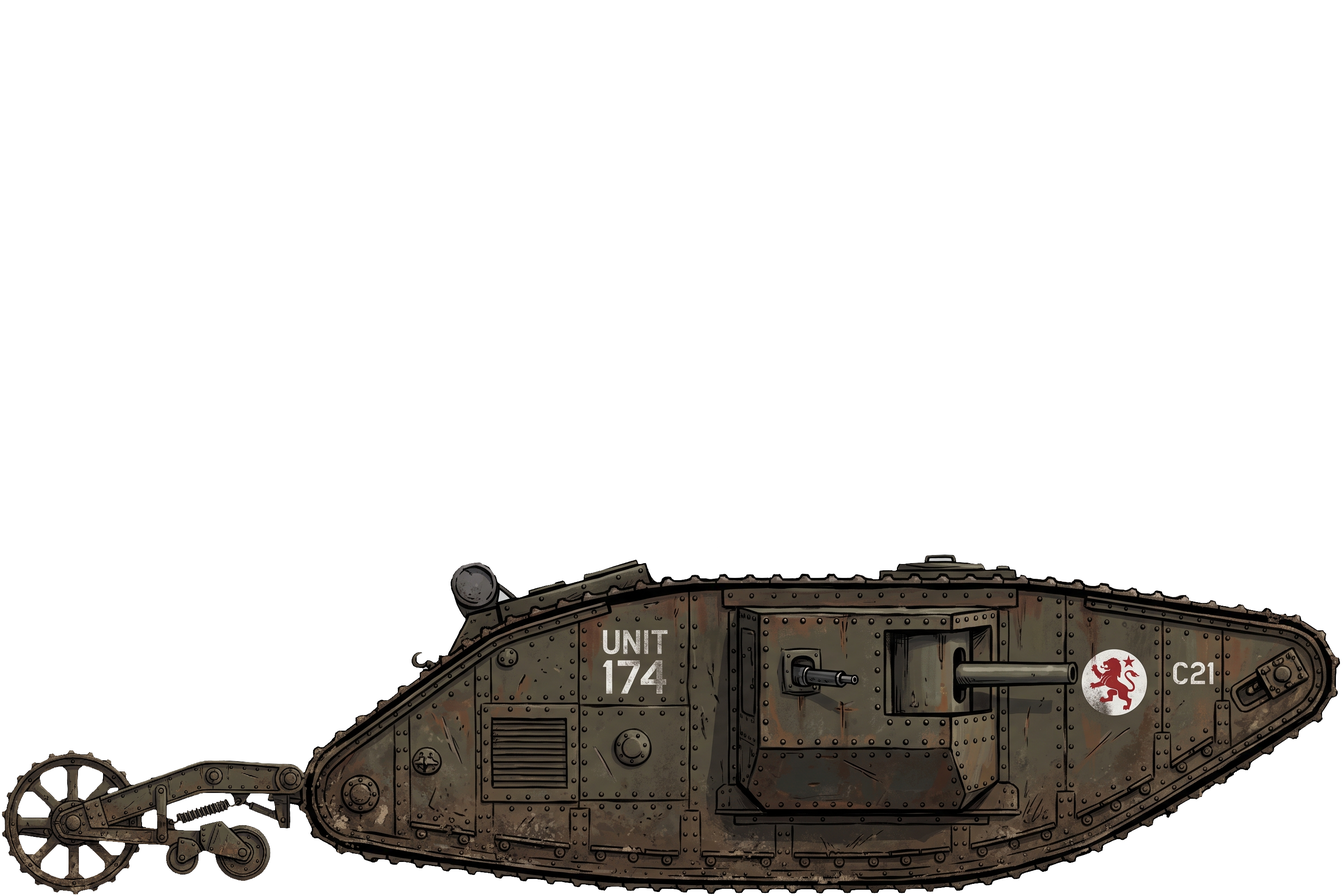
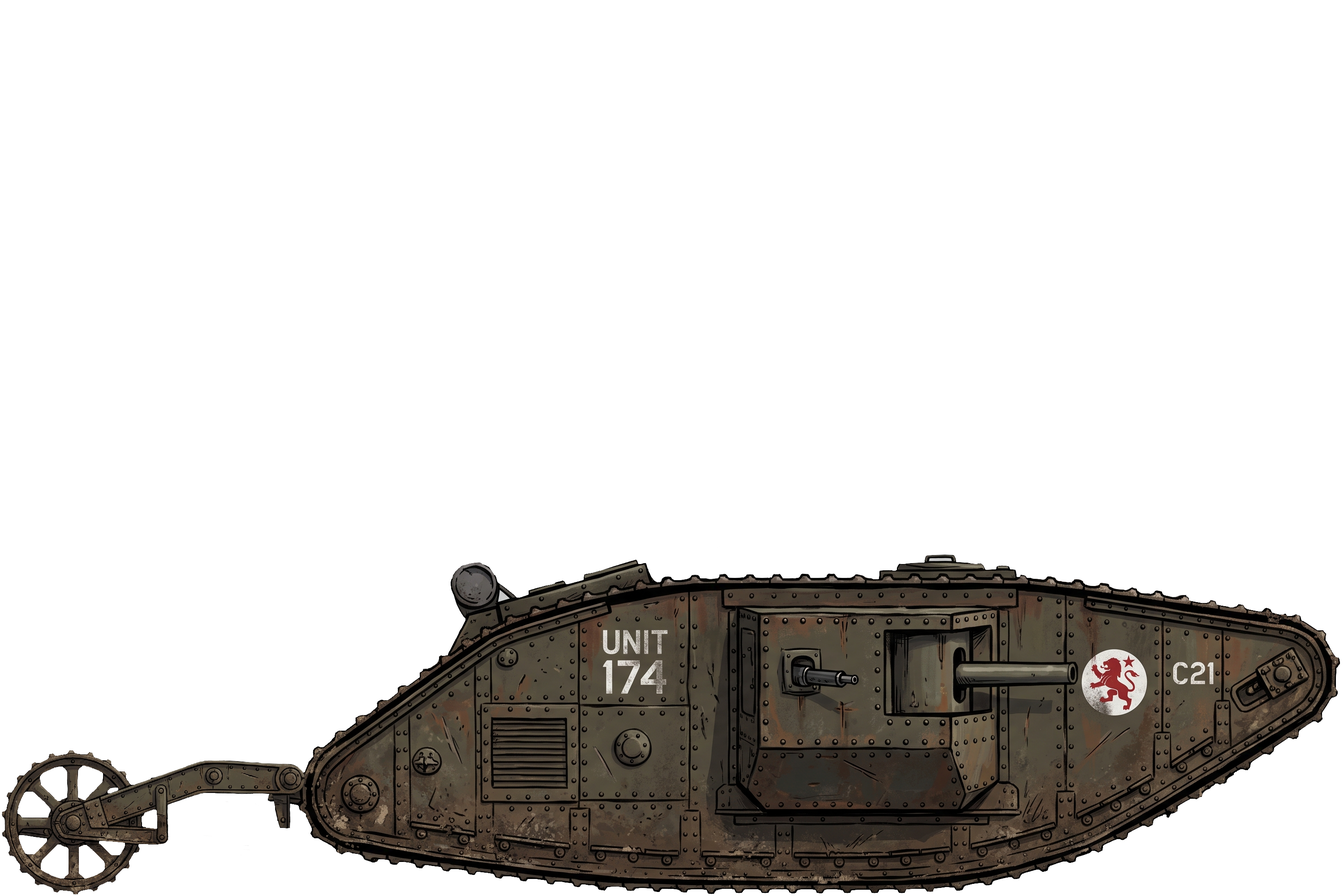
Layer changes from the first w=1344, h=896 image to the second:
painted on "Background" (1st of 3) over left=157, top=651, right=441, bottom=881
painted on "Background" (2nd of 3) over left=157, top=651, right=441, bottom=881
